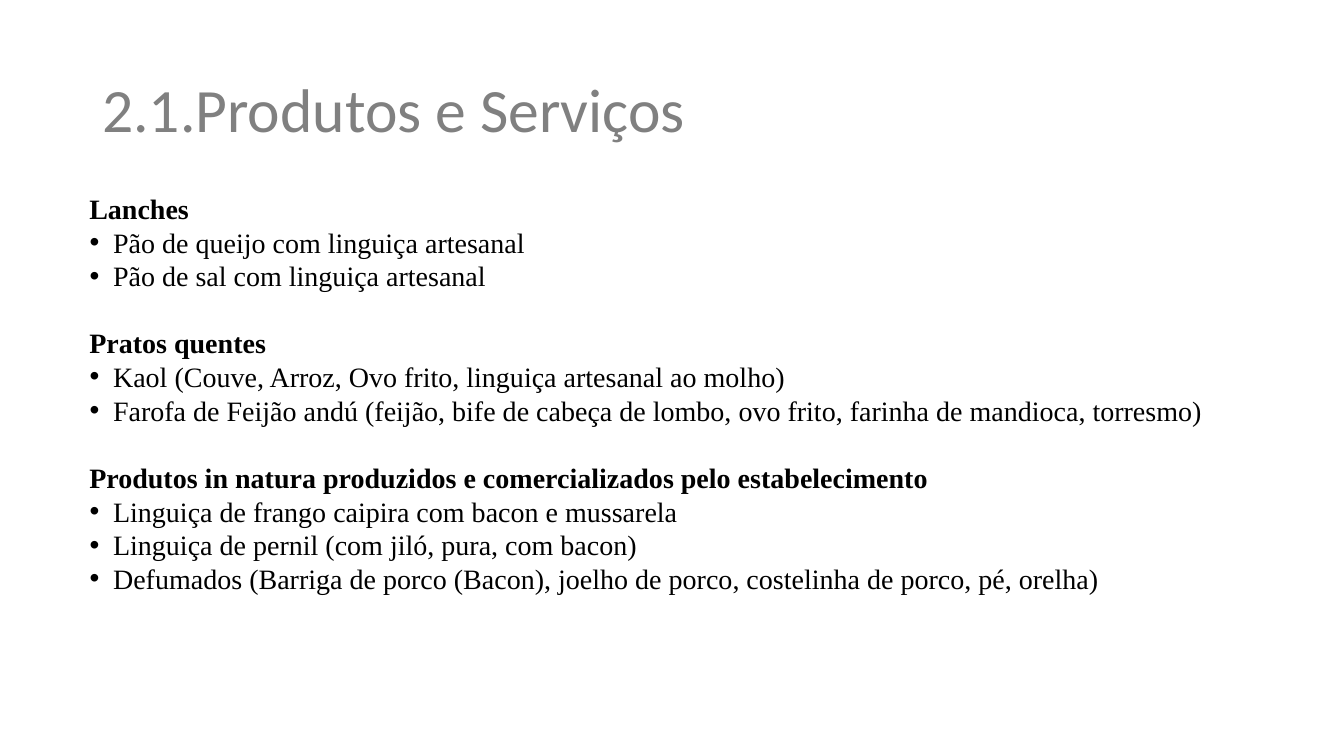
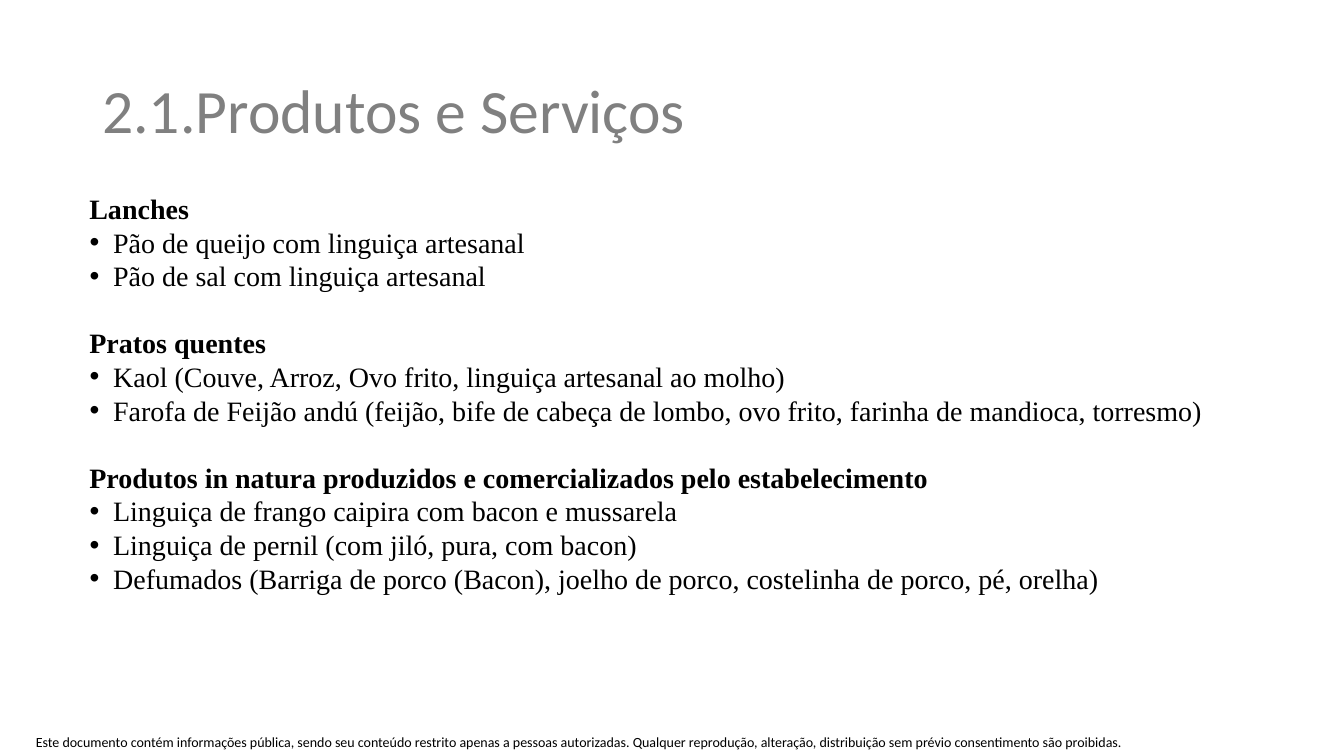
Before and after one commit to renatomarcio18081971/trabalhodeconclusao, a slide deck: slide 6 of plano-de-negocios-restaurante-tioto.pptx. Drawn at 1344x756 pixels with LibreOffice and Linux fonts; fonts in the diff are those of the drawing; background and template pictures are left out. Boxes give left, top, right and bottom in pixels: in the first picture for what was removed or moved away, otherwise in the second. Text is boxed around its words. In the diff, an @@ line names an element or a change of style, - is before the commit and + after.

```diff
--- a/plano-de-negocios-restaurante-tioto.pptx
+++ b/plano-de-negocios-restaurante-tioto.pptx
@@ text added at [36,737,1121,750], 10 pt, text #000000 @@
+Este documento contém informações pública, sendo seu conteúdo restrito apenas a pessoas autorizadas. Qualquer reprodução, alteração, distribuição sem prévio consentimento são proibidas.
```
Also in this commit, not shown: 9 other slides changed, 4 slides added, 1 slide removed, 1 other file.
